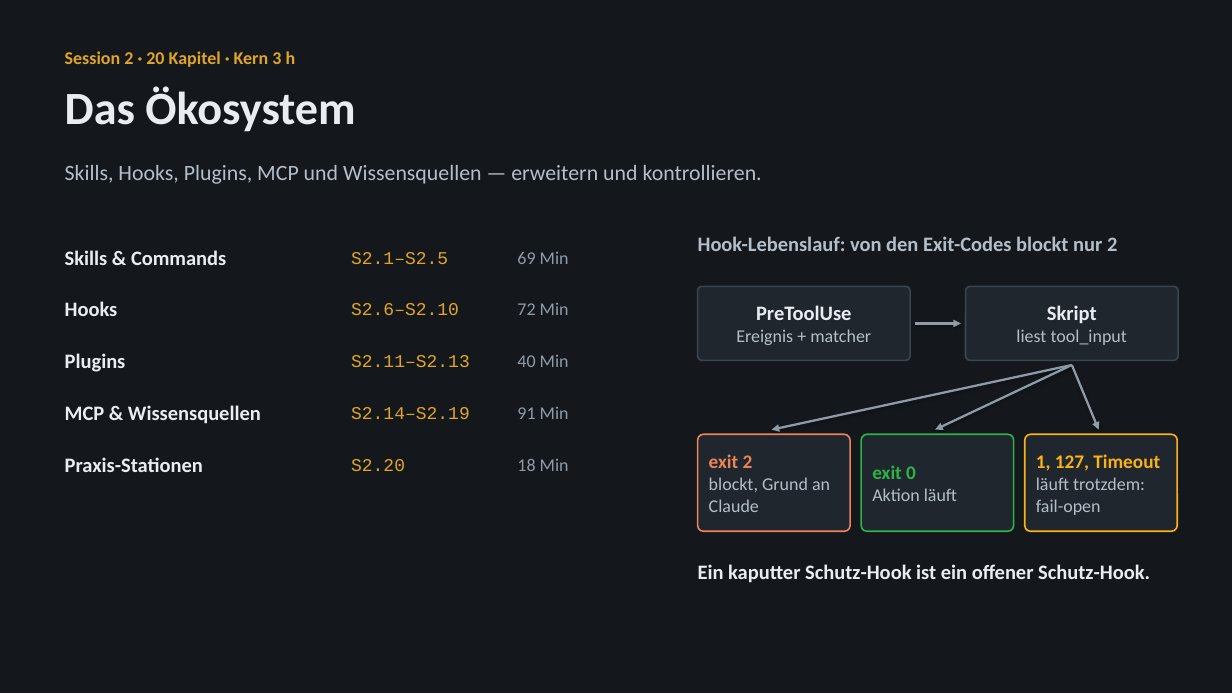
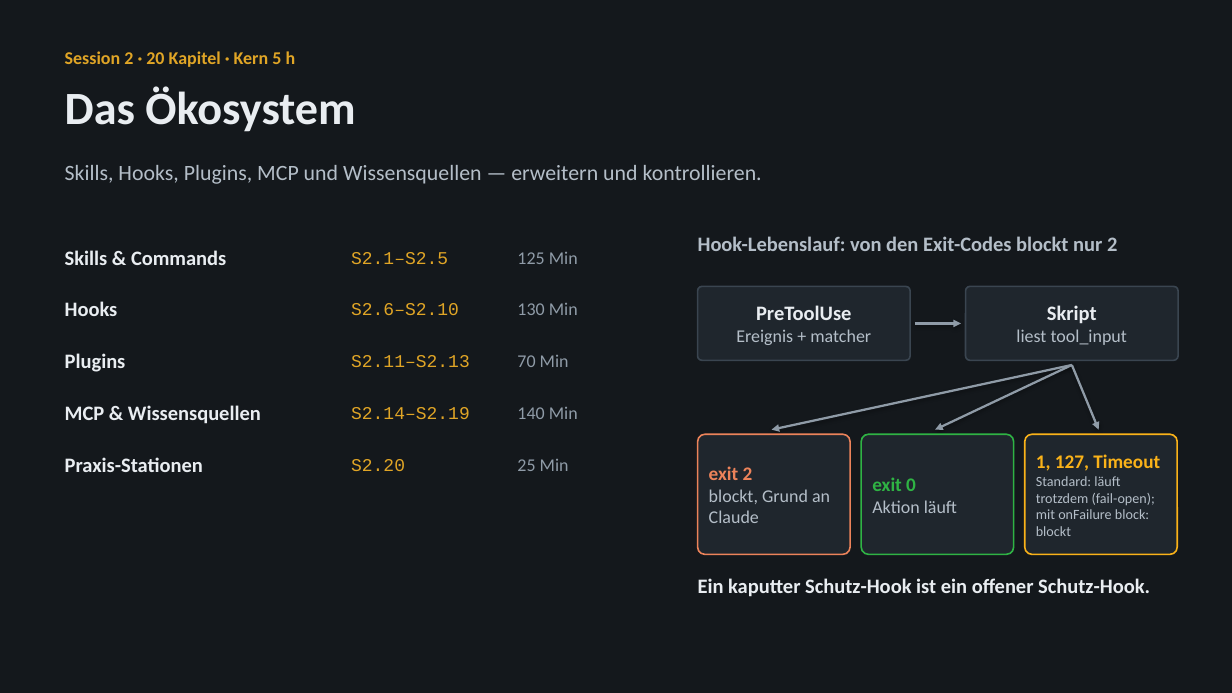
Before and after one commit to dynamic-dome/dynamic-workshop, a slide deck: slide 8 of resources/media/claude-code-praxisbibliothek.pptx. Drawn at 1232x693 pixels with LibreOffice and Linux fonts; fonts in the diff are those of the drawing. Boxes give left, top, right and bottom in pixels: in the first picture for what was removed or moved away, otherwise in the second. Text is boxed around its words. In the diff, an @@ line names an element or a change of style, - is before the commit and + after.

```diff
--- a/resources/media/claude-code-praxisbibliothek.pptx
+++ b/resources/media/claude-code-praxisbibliothek.pptx
@@ text at <box>65,51,296,67</box>: text changed @@
-Session 2 · 20 Kapitel · Kern 3 h
+Session 2 · 20 Kapitel · Kern 5 h
@@ text at <box>517,252,578,264</box>: text changed @@
-69 Min
+125 Min
@@ text at <box>517,303,578,315</box>: text changed @@
-72 Min
+130 Min
@@ text at <box>517,355,569,367</box>: text changed @@
-40 Min
+70 Min
@@ text at <box>517,407,578,419</box>: text changed @@
-91 Min
+140 Min
@@ rounded rectangle: place and size @@
-rounded rectangle at <box>698,434,850,531</box>
+rounded rectangle at <box>698,434,850,555</box>
@@ text "exit 2": place and size @@
-text "exit 2" at <box>709,454,830,512</box>
+text "exit 2" at <box>709,466,830,523</box>
@@ rounded rectangle: place and size @@
-rounded rectangle at <box>861,434,1014,531</box>
+rounded rectangle at <box>861,434,1014,555</box>
@@ text "exit 0": place and size @@
-text "exit 0" at <box>872,465,957,501</box>
+text "exit 0" at <box>872,477,957,513</box>
@@ rounded rectangle: place and size @@
-rounded rectangle at <box>1025,434,1177,531</box>
+rounded rectangle at <box>1025,434,1177,555</box>
@@ text at <box>517,459,569,471</box>: text changed @@
-18 Min
+25 Min
@@ text at <box>1036,476,1155,536</box>: text changed; size 14 to 11 pt @@
-läuft trotzdem: fail-open
+Standard: läuft trotzdem (fail-open); mit onFailure block: blockt
@@ text "Ein kaputter Schutz-Hook ist ein ...": place and size @@
-text "Ein kaputter Schutz-Hook ist ein ..." at <box>698,564,1150,583</box>
+text "Ein kaputter Schutz-Hook ist ein ..." at <box>698,578,1150,597</box>
```
Also in this commit, not shown: 6 other slides changed, 1 other file.
